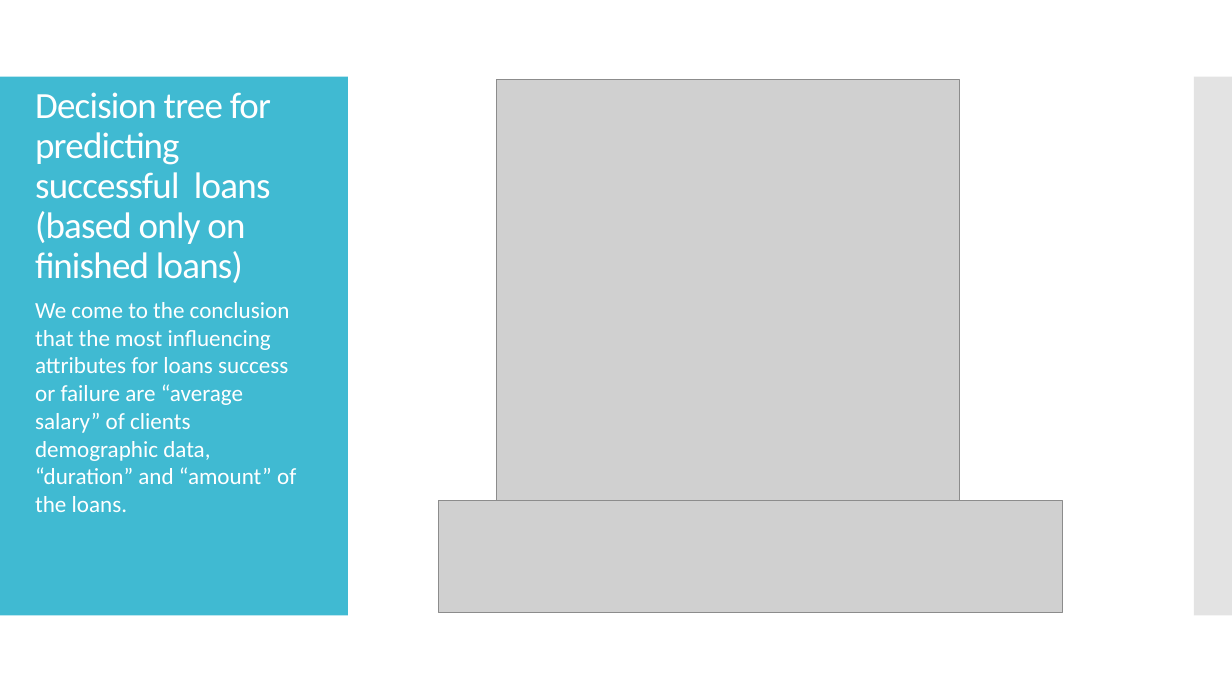
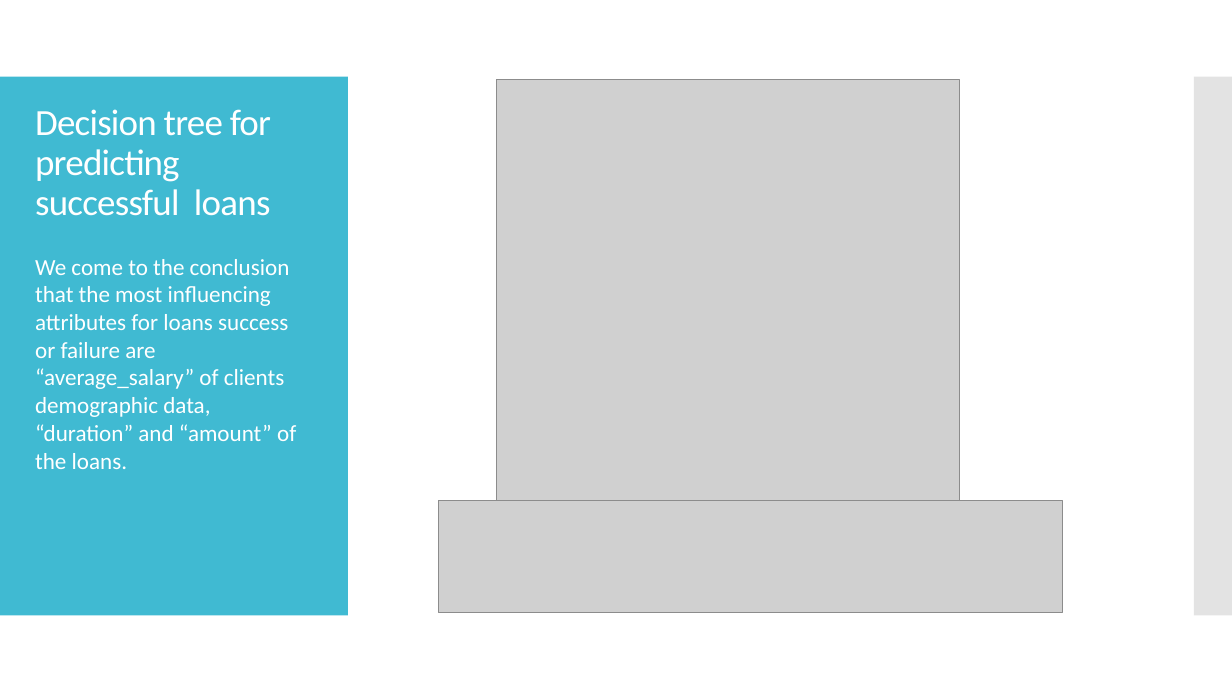
Before and after one commit to jpdias/banking-dm-case-study, a slide deck: slide 18 of Banking Data Mining.pptx (slide 17 before the commit). Drawn at 1232x693 pixels with LibreOffice and Linux fonts; fonts in the diff are those of the drawing; grey boxes stand for pictures. Boxes give left, top, right and bottom in pixels: in the first picture for what was removed or moved away, otherwise in the second. Text is boxed around its words. In the diff, an @@ line names an element or a change of style, - is before the commit and + after.

```diff
--- a/Banking Data Mining.pptx
+++ b/Banking Data Mining.pptx
@@ title at [35,109,271,216]: text changed @@
-Decision tree for predicting successful loans
-(based only on finished loans)
+Decision tree for predicting successful loans
@@ text at [35,259,296,469]: text changed @@
-We come to the conclusion that the most influencing attributes for loans success or failure are “average salary” of clients demographic data, “duration” and “amount” of the loans.
+We come to the conclusion that the most influencing attributes for loans success or failure are “average_salary” of clients demographic data, “duration” and “amount” of the loans.
```
Also in this commit, not shown: 1 other slide changed, 3 slides added, 3 slides removed, 2 other files.
